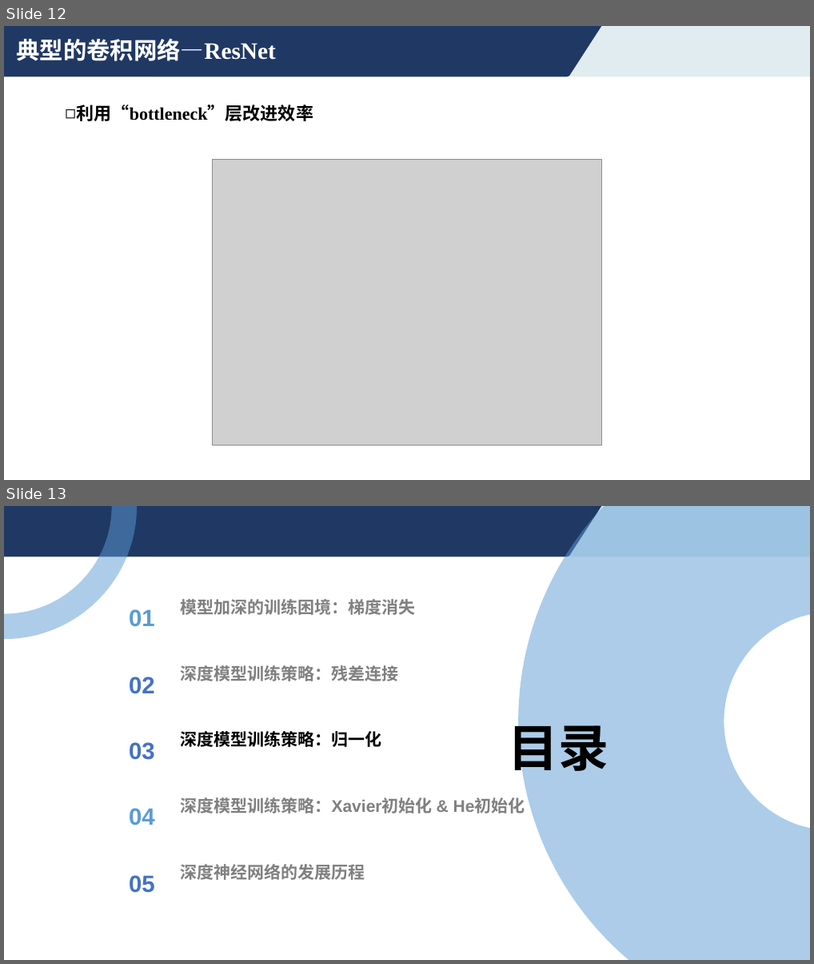
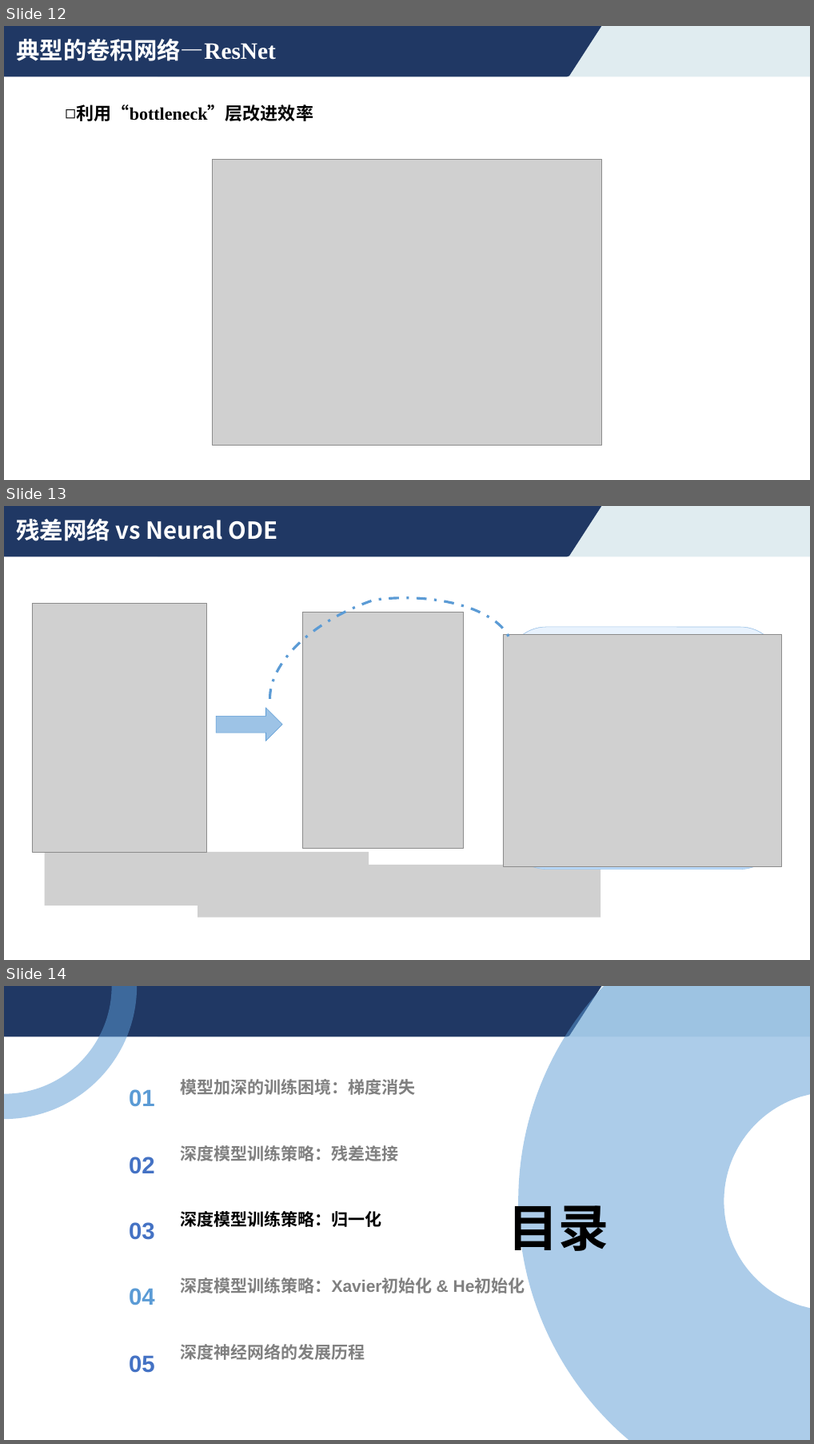
Before and after one commit to ustc-aicourse/ustc-aicourse.github.io, a slide deck: course-materials/theory/2026-09-21/3.3 深度神经网络.pptx. Shown one above the other, each under a label of ours: slides 12 and 13 before the commit, slides 12, 13 and 14 after it. The pictures are 814x964 and 814x1444 pixels, drawn with LibreOffice and Linux fonts; fonts in the diff are those of the drawing; grey boxes stand for pictures. Boxes give left, top, right and bottom in pixels: in the first picture for what was removed or moved away, otherwise in the second. Text is boxed around its words. In the diff, an @@ line names an element or a change of style, - is before the commit and + after.

```diff
--- a/course-materials/theory/2026-09-21/3.3 深度神经网络.pptx
+++ b/course-materials/theory/2026-09-21/3.3 深度神经网络.pptx
@@ slide 13 added at box(4, 506, 810, 960), background #FFFFFF; not listed: 2 template elements that a slide beside it also shows @@
@@ title added at box(16, 518, 278, 541), 28 pt, text #FFFFFF, bold @@
+残差网络 vs Neural ODE
@@ freeform shape added at box(255, 576, 530, 778), outline #5B9BD5 3 pt dashed @@
@@ picture added at box(32, 603, 206, 852) @@
@@ picture added at box(303, 612, 464, 848) @@
@@ picture added at box(503, 634, 782, 867) @@
@@ rounded rectangle added at box(506, 627, 782, 869), fill gradient #B9DAFB to #D3E7FC to #E9F2FD, outline #9DC3E6 0.5 pt @@
@@ right arrow added at box(216, 708, 283, 740), fill #9DC3E6, outline #5B9BD5 0.5 pt @@
@@ picture added at box(45, 852, 369, 905) @@
@@ picture added at box(198, 864, 601, 916) @@
@@ what was slide 13 is now slide 14 @@
```
Also in this commit, not shown: 1 other file.
